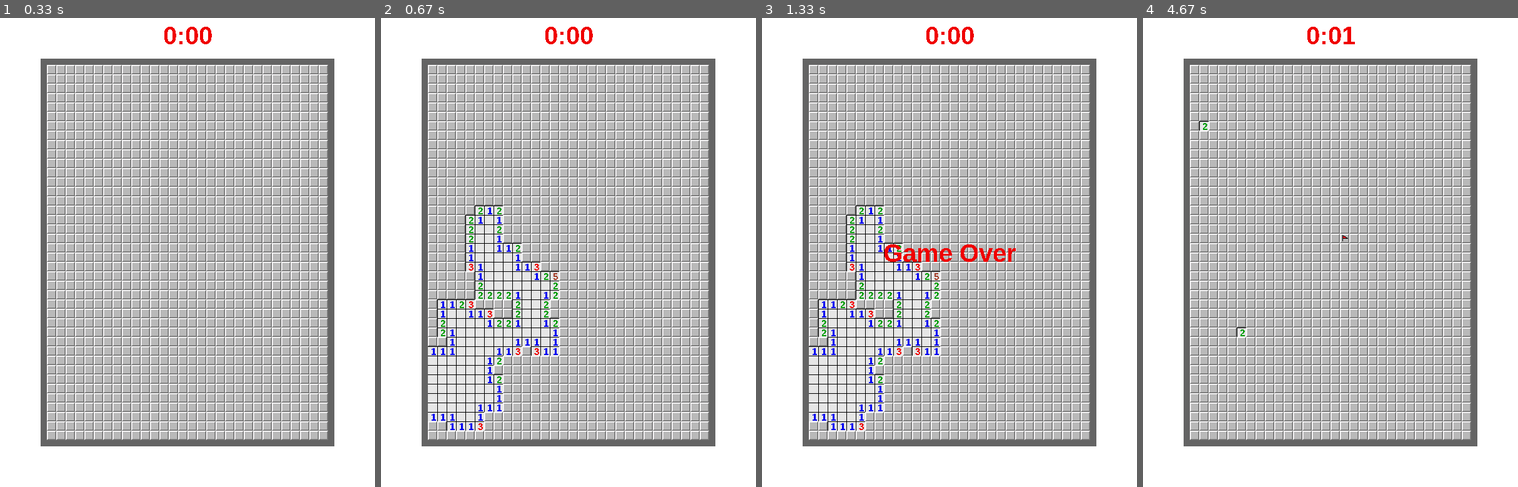
Above: before the commit, frames 1-4 (left to right).
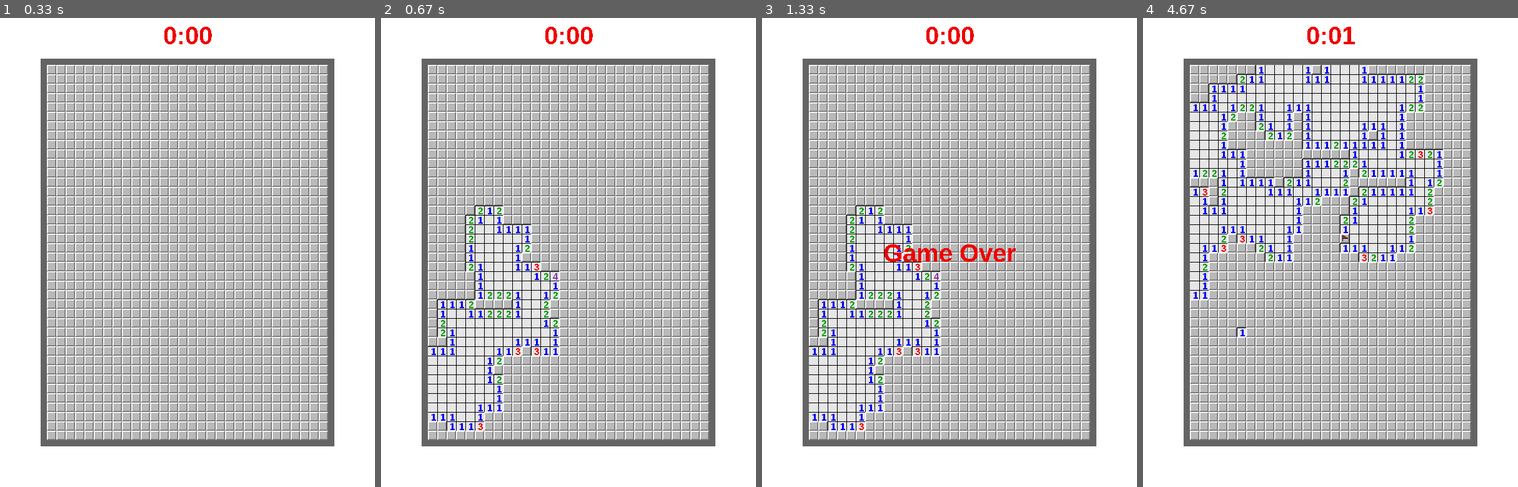
Above: after the commit, the same moments.

Repository: Jacko7973/Minesweeper-Pygame
Game: pygame game, started from Minesweeper.py
The game is run twice, just before and just after one commit, with the same random seed, the same clock (stepped at 60 frames per second) and the same inputs.
Inputs (mouse positions are in pixels of both pictures, inside the frame that each line leads up to):
- Up to frame 1 (0.33 s): no input
- Up to frame 2 (0.67 s): press the mouse at (568, 285) at 0.37 s; move the mouse to (523, 271) at 0.47 s; release the mouse at (478, 257) at 0.6 s
- Up to frame 3 (1.33 s): press the mouse at (949, 285) at 0.7 s; move the mouse to (900, 182) at 0.8 s; release the mouse at (852, 78) at 0.93 s
- Up to frame 4 (4.67 s): right-click (1345, 233) at 3.32 s; click (1240, 336) at 3.85 s; press the mouse at (1330, 252) at 4.17 s; move the mouse to (1263, 191) at 4.27 s; release the mouse at (1199, 125) at 4.4 s; move the mouse to (1360, 369) at 4.53 s

Frame 1 is identical in both runs. In frame 2, 0.6% of the frame differs, in the area x 21-48%, y 44-66%; in frame 3, 0.6%; in frame 4, 18%, in the area x 12-80%, y 10-68%.

Commit message:
add icon for game

Diff:
--- a/Minesweeper.py
+++ b/Minesweeper.py
@@ -7,7 +7,7 @@
 from pygame.locals import *
 
 size = (30, 40)
-bombs = 200
+bombs = 150
 
 class Minesweeper(object):
 
@@ -23,6 +23,8 @@
         self.clock = pygame.time.Clock()
         self.canvas = pygame.display.set_mode((self.width, self.height))
         pygame.display.set_caption('Minesweeper')
+        icon_surface = pygame.image.load('Images/minesweeper-bomb.png')
+        pygame.display.set_icon(icon_surface)
 
         self.textFont = pygame.font.SysFont('Arial', 15, 1)
         self.infoTextFont = pygame.font.SysFont('Arial', 40, 1)
